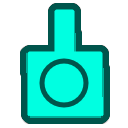
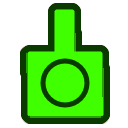
Two versions of the same layered image (128x128). Layer-by-layer changes:
painted on "Paint Layer 6" over [20, 3, 110, 124]
painted on "Paint Layer 4" (1st of 2, in "Group 5") over [20, 3, 110, 124]
painted on "Paint Layer 3" (1st of 2, in "Group 2") over [20, 3, 110, 124]
